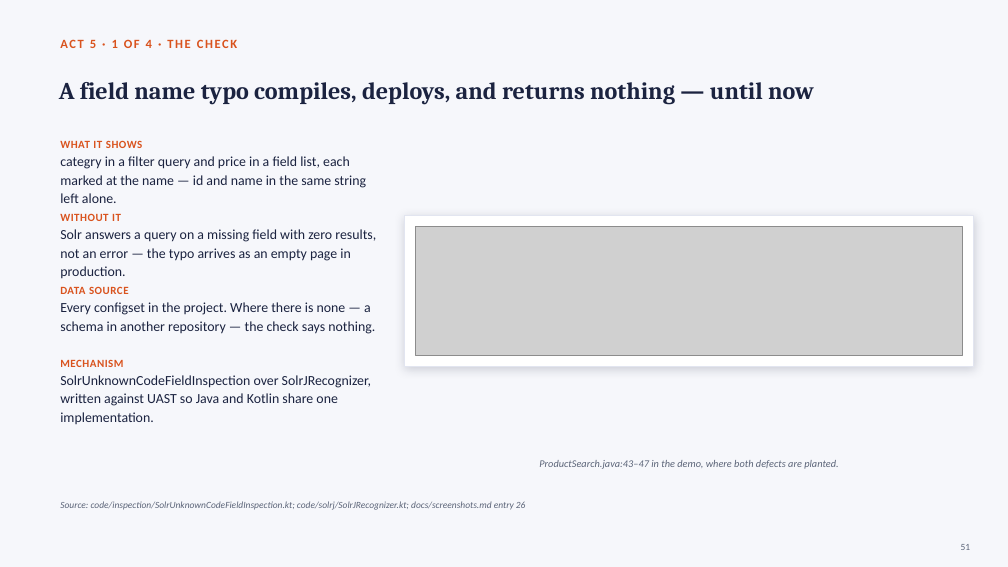
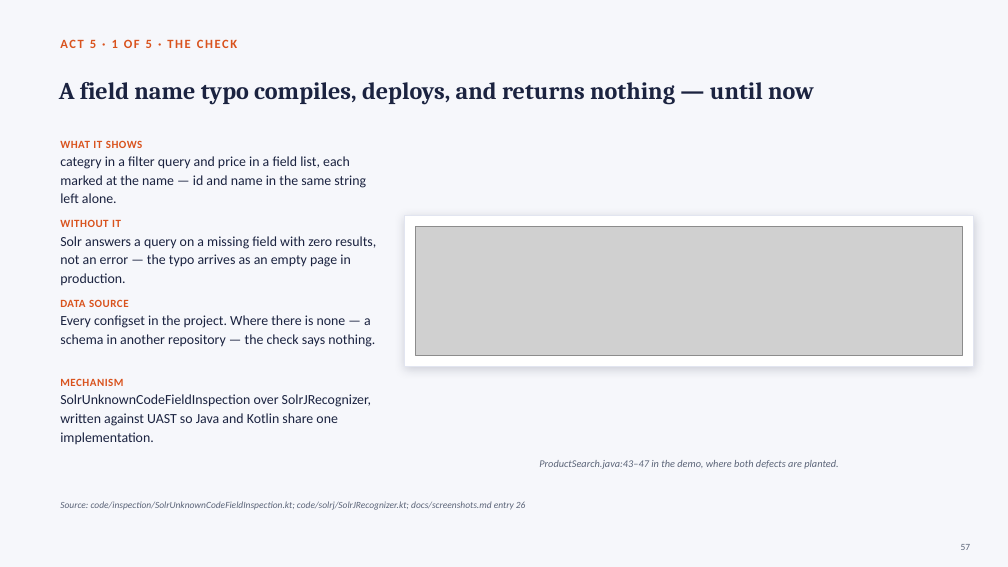
Before and after one commit to adityamparikh/solr-intellij-plugin, a slide deck: slide 57 of docs/presentation/solr-intellij-plugin.pptx (slide 51 before the commit). Drawn at 1008x567 pixels with LibreOffice and Linux fonts; fonts in the diff are those of the drawing; grey boxes stand for pictures. Boxes give left, top, right and bottom in pixels: in the first picture for what was removed or moved away, otherwise in the second. Text is boxed around its words. In the diff, an @@ line names an element or a change of style, - is before the commit and + after.

```diff
--- a/docs/presentation/solr-intellij-plugin.pptx
+++ b/docs/presentation/solr-intellij-plugin.pptx
@@ text at (60,39,237,48): text changed @@
-ACT 5 · 1 OF 4 · THE CHECK
+ACT 5 · 1 OF 5 · THE CHECK
@@ text "WITHOUT IT": place and size @@
-text "WITHOUT IT" at (60,213,376,279)
+text "WITHOUT IT" at (60,219,376,286)
@@ text "DATA SOURCE": place and size @@
-text "DATA SOURCE" at (60,286,375,334)
+text "DATA SOURCE" at (60,299,375,347)
@@ text "MECHANISM": place and size @@
-text "MECHANISM" at (60,359,371,424)
+text "MECHANISM" at (60,378,371,444)
```
Also in this commit, not shown: 52 other slides changed, 7 slides added, 3 other files.
